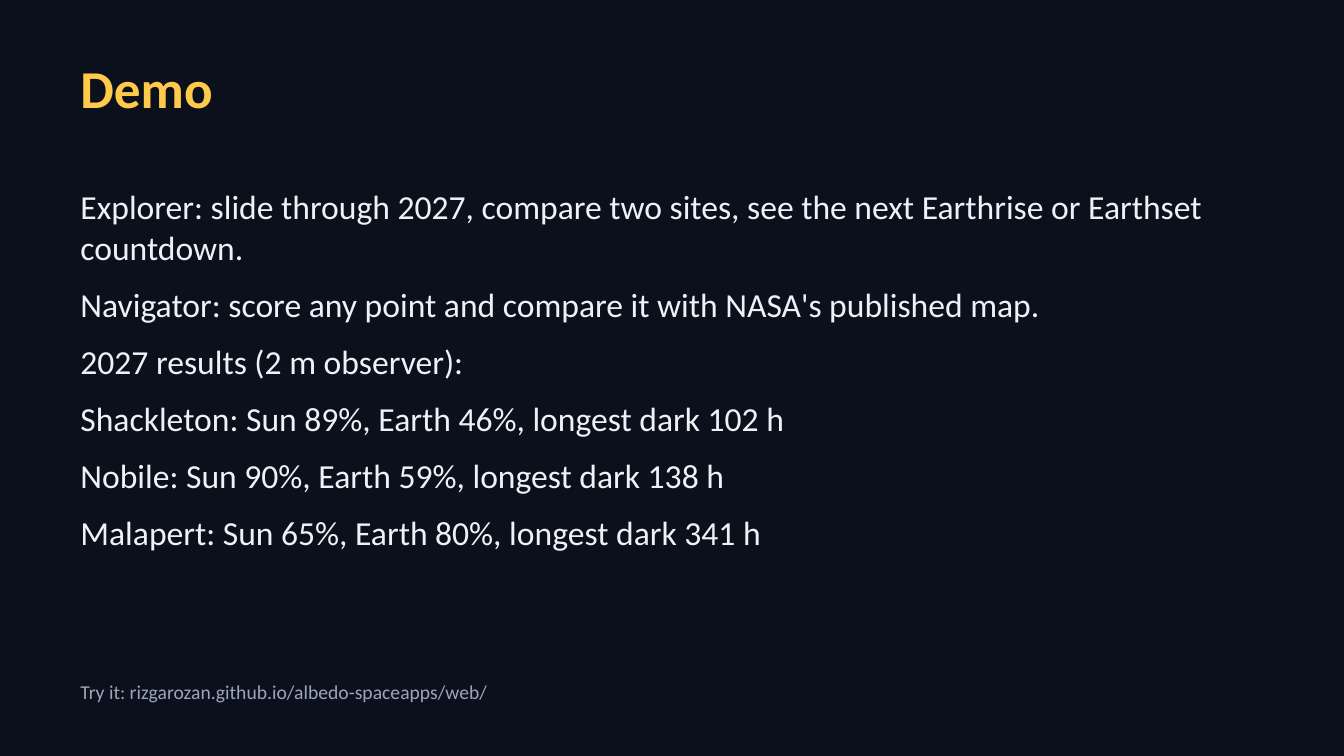
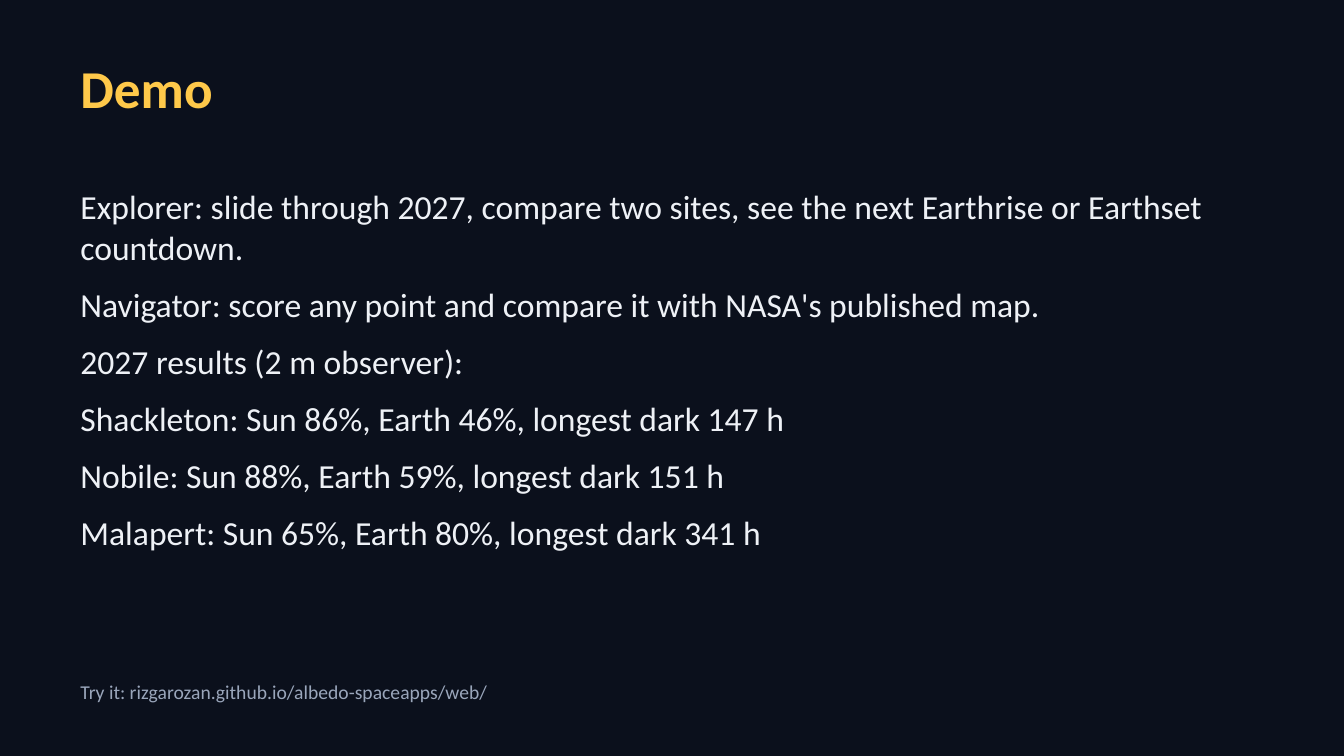
Before and after one commit to RizgarOzan/albedo-spaceapps, a slide deck: slide 5 of docs/lunar-light-clock-slides.pptx. Drawn at 1344x756 pixels with LibreOffice and Linux fonts; fonts in the diff are those of the drawing. Boxes give left, top, right and bottom in pixels: in the first picture for what was removed or moved away, otherwise in the second. Text is boxed around its words. In the diff, an @@ line names an element or a change of style, - is before the commit and + after.

Commit message:
Extend horizon rays from 10 km to 30 km
I pulled a 64 km LOLA window per site and re-ran the horizons, so the
10 km range limit the jury kept raising is now measured instead of noted.
Shackleton drops from 88.7 to 86.0 percent Sun and its longest dark spell
goes from 102 to 147 hours. Nobile moves 89.6 to 88.0, Malapert does not move.
Docs, site text and slides carry the new numbers.

```diff
--- a/docs/lunar-light-clock-slides.pptx
+++ b/docs/lunar-light-clock-slides.pptx
@@ text at box(80, 407, 784, 494): text changed @@
-Shackleton: Sun 89%, Earth 46%, longest dark 102 h
-Nobile: Sun 90%, Earth 59%, longest dark 138 h
+Shackleton: Sun 86%, Earth 46%, longest dark 147 h
+Nobile: Sun 88%, Earth 59%, longest dark 151 h
```
Also in this commit, not shown: 2 other slides changed, 19 other files.
